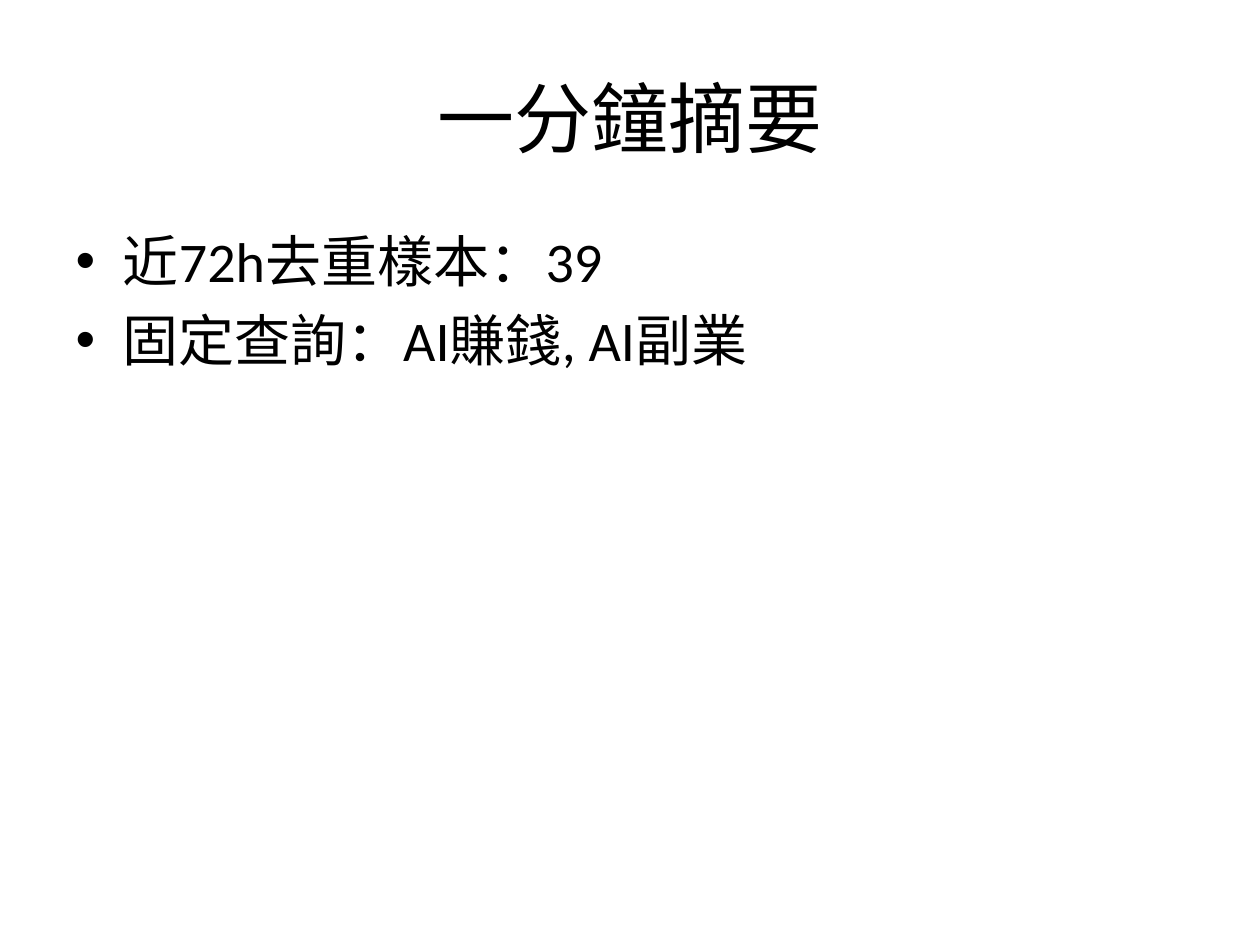
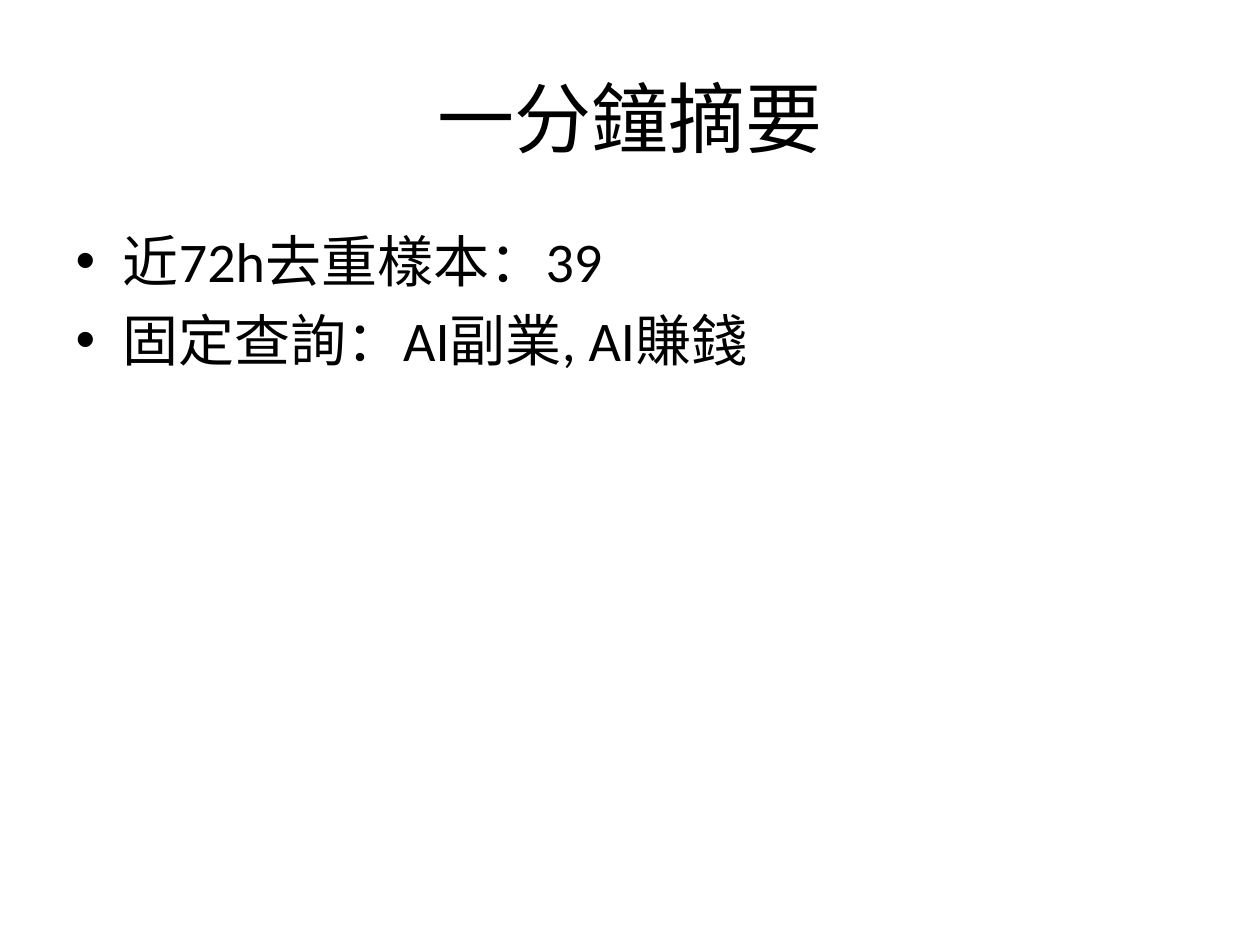
Before and after one commit to billy20042971-tech/youtube-ai-research-mcp, a slide deck: slide 2 of reports/2026-10-18/YouTube_AI趨勢研究雷達_2026-10-18_簡報.pptx. Drawn at 1260x945 pixels with LibreOffice and Linux fonts; fonts in the diff are those of the drawing. Boxes give left, top, right and bottom in pixels: in the first picture for what was removed or moved away, otherwise in the second. Text is boxed around its words. In the diff, an @@ line names an element or a change of style, - is before the commit and + after.

```diff
--- a/reports/2026-10-18/YouTube_AI趨勢研究雷達_2026-10-18_簡報.pptx
+++ b/reports/2026-10-18/YouTube_AI趨勢研究雷達_2026-10-18_簡報.pptx
@@ text at [123, 313, 748, 368]: text changed @@
-• 固定查詢：AI賺錢, AI副業
+• 固定查詢：AI副業, AI賺錢
```
Also in this commit, not shown: 1 other slide changed, 8 other files.
